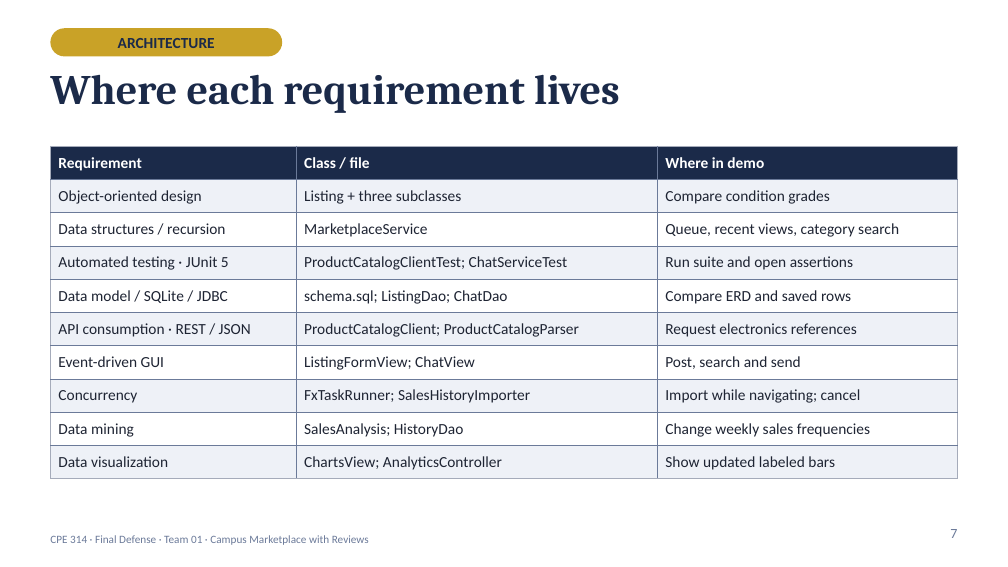
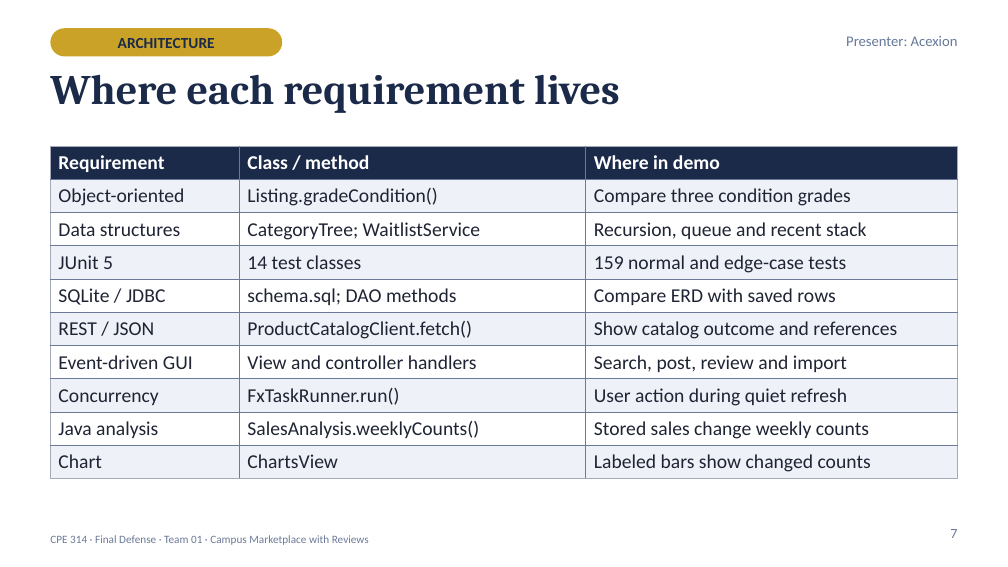
Before and after one commit to XionAce/cpe314-69323-capstone-team-01, a slide deck: slide 7 of docs/Group1_Campus_Marketplace_Final_Defense.pptx. Drawn at 1008x567 pixels with LibreOffice and Linux fonts; fonts in the diff are those of the drawing. Boxes give left, top, right and bottom in pixels: in the first picture for what was removed or moved away, otherwise in the second. Text is boxed around its words. In the diff, an @@ line names an element or a change of style, - is before the commit and + after.

Commit message:
docs: revise project design and final defense presentation

```diff
--- a/docs/Group1_Campus_Marketplace_Final_Defense.pptx
+++ b/docs/Group1_Campus_Marketplace_Final_Defense.pptx
@@ text added at <box>846,36,958,46</box>, 10.5 pt, text #66799B @@
+Presenter: Acexion
@@ table at <box>50,146,959,477</box> @@
-row 1, column 2: Class / file
+row 1, column 2: Class / method
-row 2: Object-oriented design | Listing + three subclasses | Compare condition grades
+row 2: Object-oriented | Listing.gradeCondition() | Compare three condition grades
-row 3: Data structures / recursion | MarketplaceService | Queue, recent views, category search
+row 3: Data structures | CategoryTree; WaitlistService | Recursion, queue and recent stack
-row 4: Automated testing · JUnit 5 | ProductCatalogClientTest; ChatServiceTest | Run suite and open assertions
+row 4: JUnit 5 | 14 test classes | 159 normal and edge-case tests
-row 5: Data model / SQLite / JDBC | schema.sql; ListingDao; ChatDao | Compare ERD and saved rows
+row 5: SQLite / JDBC | schema.sql; DAO methods | Compare ERD with saved rows
-row 6: API consumption · REST / JSON | ProductCatalogClient; ProductCatalogParser | Request electronics references
+row 6: REST / JSON | ProductCatalogClient.fetch() | Show catalog outcome and references
-row 7, column 2: ListingFormView; ChatView
+row 7, column 2: View and controller handlers
-row 7, column 3: Post, search and send
+row 7, column 3: Search, post, review and import
-row 8, column 2: FxTaskRunner; SalesHistoryImporter
+row 8, column 2: FxTaskRunner.run()
-row 8, column 3: Import while navigating; cancel
+row 8, column 3: User action during quiet refresh
-row 9: Data mining | SalesAnalysis; HistoryDao | Change weekly sales frequencies
+row 9: Java analysis | SalesAnalysis.weeklyCounts() | Stored sales change weekly counts
-row 10: Data visualization | ChartsView; AnalyticsController | Show updated labeled bars
+row 10: Chart | ChartsView | Labeled bars show changed counts
@@ size 11 to 14 pt in "Requirement", "Where in demo", "Event-driven GUI", "Concurrency" @@
@@ borders changed @@
```
Also in this commit, not shown: 18 other slides changed, 5 slides added, 3 slides removed, 8 other files.
